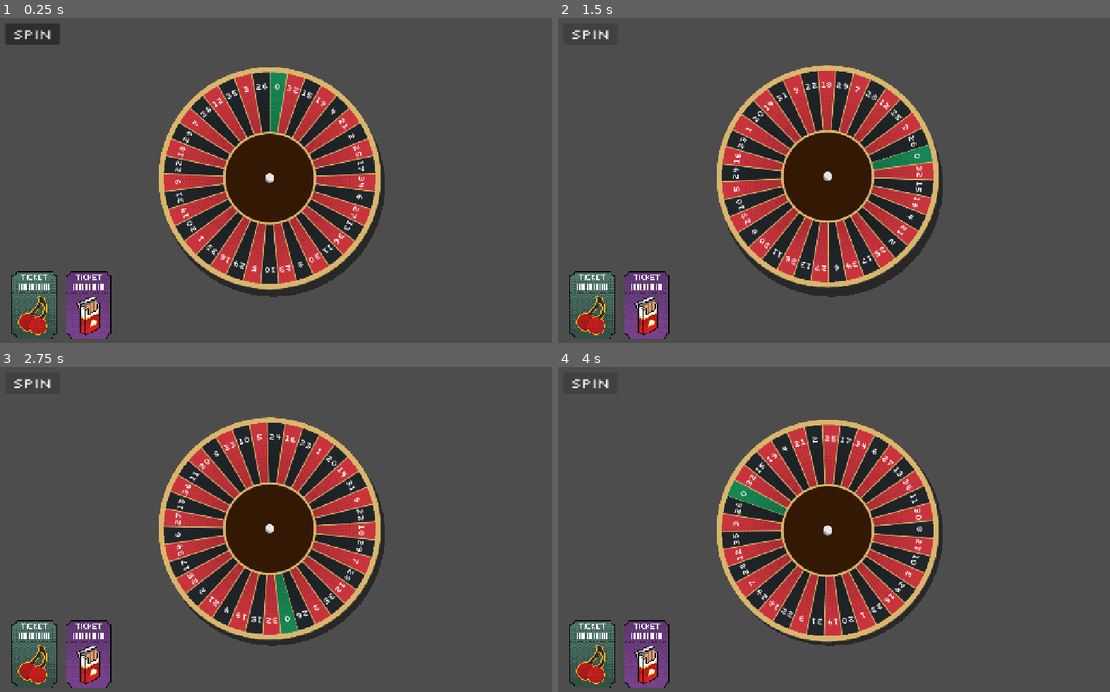
Above: before the commit, frames 1-4 (two rows, left to right).
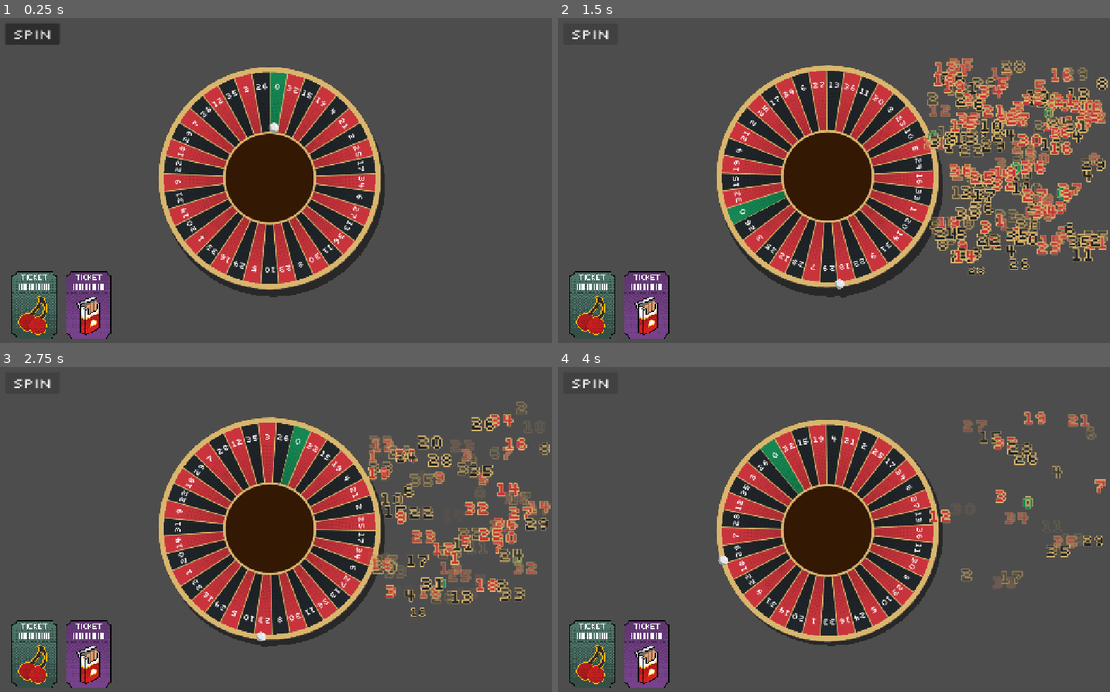
Above: after the commit, the same moments.

Repository: ross-ca/roulette-wheel
Game: Godot game, scene res://scenes/main/main.tscn
Two runs of this game, one before a commit and one after it. Both use one fixed random seed, a clock stepped at 60 frames per second and the inputs below.
Inputs:
- Up to frame 1 (0.25 s): no input
- Up to frame 2 (1.5 s): click "Spin" at 0.5 s; click "Spin" at 1.25 s
- Up to frame 3 (2.75 s): click "Spin" at 2 s
- Up to frame 4 (4 s): no input

The runs differ from the first frame. In frame 1, less than 0.1% of the frame differs, in the area x 48-51%, y 32-51%; in frame 2, 21%, in the area x 29-100%, y 12-87%; in frame 3, 17%; in frame 4, 16%.

Commit message:
Add ball spinning with animation and pocket pass signal (#2)
* feat: add ball animation

* feat: track passed tiles & export controls

* feat: add sfx on pocket pass

* feat: add windup/overshoot

Diff:
--- a/project.godot
+++ b/project.godot
@@ -15,6 +15,10 @@
 config/features=PackedStringArray("4.7", "Forward Plus")
 config/icon="res://icon.svg"
 
+[autoload]
+
+Audio="*res://scenes/audio/audio.gd"
+
 [display]
 
 window/size/viewport_width=1280
--- /dev/null
+++ b/scenes/audio/audio.gd
@@ -0,0 +1,29 @@
+extends Node
+## Autoload ("Audio"): a small pool of players for overlapping one-shot sound effects.
+
+const VOICES := 8
+
+var _voices: Array[AudioStreamPlayer] = []
+var _next_voice := 0
+
+
+func _ready() -> void:
+	for i in VOICES:
+		var player := AudioStreamPlayer.new()
+		add_child(player)
+		_voices.append(player)
+
+
+## Plays `stream` on a free voice, or steals the oldest one if all are busy.
+func play_sfx(stream: AudioStream, volume_db: float = 0.0, pitch_scale: float = 1.0) -> void:
+	var player: AudioStreamPlayer = _voices[_next_voice]
+	for voice in _voices:
+		if not voice.playing:
+			player = voice
+			break
+	_next_voice = (_voices.find(player) + 1) % VOICES
+
+	player.stream = stream
+	player.volume_db = volume_db
+	player.pitch_scale = pitch_scale
+	player.play()
--- a/scenes/hud/hud.gd
+++ b/scenes/hud/hud.gd
@@ -2,6 +2,50 @@
 
 signal spin_requested
 
+const WHEEL_COLOURS: Dictionary = preload("res://scenes/wheel/draw_wheel.gd").COLOURS
+const POPUP_FONT: Font = preload("res://assets/fonts/Silkscreen-Regular.ttf")
+
+## Popups land in the right third of the screen, within the middle 60% vertically.
+const POPUP_X_RANGE := Vector2(2.0 / 3.0, 1.0)
+const POPUP_Y_RANGE := Vector2(0.2, 0.8)
+
 
 func _on_spin_button_pressed() -> void:
 	spin_requested.emit()
+
+
+## Throwaway visualisation: pops the number of a passed pocket, then lets it rise and fade.
+func show_pass(segment: Dictionary) -> void:
+	var settings := LabelSettings.new()
+	settings.font = POPUP_FONT
+	settings.font_size = 40
+	settings.font_color = WHEEL_COLOURS[segment["colour"]]
+	settings.outline_size = 8
+	settings.outline_color = WHEEL_COLOURS["gold"]
+
+	var label := Label.new()
+	label.label_settings = settings
+	label.text = str(segment["number"])
+	label.texture_filter = CanvasItem.TEXTURE_FILTER_NEAREST
+	add_child(label)
+
+	label.reset_size()
+	label.pivot_offset = label.size / 2.0
+	# Pick the label's centre in the popup region, keeping the whole label on screen.
+	var screen: Vector2 = get_viewport().get_visible_rect().size
+	var half: Vector2 = label.size / 2.0
+	var centre := Vector2(
+		randf_range(screen.x * POPUP_X_RANGE.x + half.x, screen.x * POPUP_X_RANGE.y - half.x),
+		randf_range(screen.y * POPUP_Y_RANGE.x + half.y, screen.y * POPUP_Y_RANGE.y - half.y)
+	)
+	var start: Vector2 = centre - half
+	label.position = start
+	label.scale = Vector2(0.4, 0.4)
+
+	var tween: Tween = create_tween().set_parallel()
+	tween.tween_property(label, "scale", Vector2.ONE, 0.15) \
+		.set_trans(Tween.TRANS_BACK).set_ease(Tween.EASE_OUT)
+	tween.tween_property(label, "position:y", start.y - 70.0, 0.7) \
+		.set_trans(Tween.TRANS_QUAD).set_ease(Tween.EASE_OUT)
+	tween.tween_property(label, "modulate:a", 0.0, 0.4).set_delay(0.3)
+	tween.chain().tween_callback(label.queue_free)
--- a/scenes/main/main.gd
+++ b/scenes/main/main.gd
@@ -1,8 +1,37 @@
 extends Node2D
+
+const TICK_SOUND: AudioStream = preload("res://assets/audio/sfx/MNT_YTK_ui_slider_change.wav")
+## Passes arrive far faster than sound can usefully play, so ticks are rate-limited (scoring isn't).
+const TICK_MIN_INTERVAL_MS := 35
+const TICK_VOLUME_DB := -12.0
+## Pitch rises by this much per tick played in the current spin, up to TICK_PITCH_MAX.
+const TICK_PITCH_STEP := 0.004
+const TICK_PITCH_MAX := 1.5
+
+var _last_tick_ms := 0
+var _ticks_this_spin := 0
 
 
 func _ready() -> void:
 	$WheelViewportOutput.position = get_viewport_rect().size / 2
+	$SubViewport/RouletteWheel.spin_finished.connect(_on_wheel_spin_finished)
+	$SubViewport/RouletteWheel.pocket_passed.connect(_on_wheel_pocket_passed)
+
+func _on_wheel_pocket_passed(_index: int, segment: Dictionary) -> void:
+	$HUD.show_pass(segment)
+
+	var now := Time.get_ticks_msec()
+	if now - _last_tick_ms >= TICK_MIN_INTERVAL_MS:
+		_last_tick_ms = now
+		var pitch := minf(0.5 + _ticks_this_spin * TICK_PITCH_STEP, TICK_PITCH_MAX)
+		_ticks_this_spin += 1
+		Audio.play_sfx(TICK_SOUND, TICK_VOLUME_DB, pitch * randf_range(0.98, 1.02))
+
+func _on_wheel_spin_finished(index: int, segment: Dictionary) -> void:
+	print("Landed on %s (%s) at index %d" % [segment["number"], segment["colour"], index])
 
 func _on_spin_requested() -> void:
-	$SubViewport/RouletteWheel.spin_wheel()
+	var wheel := $SubViewport/RouletteWheel
+	if not wheel.is_spinning:
+		_ticks_this_spin = 0
+	wheel.spin_wheel()
--- a/scenes/wheel/roulette_wheel.tscn
+++ b/scenes/wheel/roulette_wheel.tscn
@@ -8,6 +8,10 @@
 
 [node name="RouletteWheel" type="Node2D" unique_id=1334309236]
 script = ExtResource("1_cn4ev")
+wheel_turns_max = 1
+ball_extra_turns_min = 8
+ball_extra_turns_max = 8
+windup_angle = 0.39269908169872414
 
 [node name="Ball" type="Sprite2D" parent="." unique_id=1284254620]
 z_index = 1
--- a/scenes/wheel/wheel_behaviour.gd
+++ b/scenes/wheel/wheel_behaviour.gd
@@ -1,24 +1,178 @@
 extends Node2D
 
+## Emitted each time the ball enters a pocket during a spin, including the one it lands in.
+signal pocket_passed(index: int, segment: Dictionary)
+## Emitted once the ball has settled. `index` is the position in the wheel's segments array.
+signal spin_finished(index: int, segment: Dictionary)
+
+@export var spin_duration: float = 6.0
+## Whole turns the wheel makes each spin, picked randomly between min and max.
+@export_range(0, 20) var wheel_turns_min: int = 3
+@export_range(0, 20) var wheel_turns_max: int = 6
+## Whole turns the ball makes over and above the wheel's, picked randomly between min and max.
+## Keep this above 0 so the ball runs against the wheel for the whole spin.
+@export_range(0, 20) var ball_extra_turns_min: int = 3
+@export_range(0, 20) var ball_extra_turns_max: int = 5
+## Distance from the centre while the ball circles the rim.
+@export var ball_track_radius: float = 246.0
+## Distance from the centre where the ball rests, at the bottom (hub end) of the pocket.
+@export var ball_rest_radius: float = 115.0
+## When the ball leaves the rim and falls into the pockets, in seconds from the start.
+@export var ball_drop_time: float = 3.2
+@export var ball_drop_duration: float = 1.6
+## How far the wheel winds back against the spin before it is released, and how long that takes.
+@export_range(0.0, 90.0, 0.5, "radians_as_degrees") var windup_angle: float = deg_to_rad(12.0)
+@export var windup_duration: float = 0.4
+## How sharply the wheel decelerates: 2 = quad, 3 = cubic, 5 = quint. Higher values start faster and
+## spend longer creeping the last few degrees, which reads as the wheel having stopped before it
+## eases back from its overshoot.
+@export_range(2.0, 6.0, 0.1) var wheel_ease_power: float = 2.0
+## How far past its final angle the wheel runs before easing back onto it, and how long the return takes.
+## The wheel finishes moving when the ball stops bouncing.
+@export_range(0.0, 30.0, 0.5, "radians_as_degrees") var overshoot_angle: float = deg_to_rad(4.0)
+@export var overshoot_settle_duration: float = 0.3
+## Debug: keep the wheel still during a spin so only the ball moves.
+@export var debug_freeze_wheel: bool = false
+
 var is_spinning: bool = false
+
+# The ball lives in the wheel's rotating frame, so once it settles it rides with the wheel for free.
+var _ball_angle: float = 0.0 # radians, relative to the wheel
+var _ball_radius: float = 0.0
+var _last_step: int = 0 # pockets travelled, unwrapped so it keeps counting across laps
+
+@onready var _wheel: Node2D = $WheelVisual
+@onready var _ball: Sprite2D = $Ball
 
 
 func _ready() -> void:
 	position = get_viewport_rect().size / 2
+	_ball_radius = ball_rest_radius
+	_ball_angle = _pocket_angle(0)
+	_update_ball()
+
+
+func _process(_delta: float) -> void:
+	_update_ball()
+	if is_spinning:
+		_emit_passed_pockets()
 
 
 func spin_wheel() -> void:
-	if is_spinning:
+	if is_spinning or _wheel.segments.is_empty():
 		return
 
 	is_spinning = true
+	_last_step = _ball_step()
 
-	var start_rotation: float = $WheelVisual.rotation
-	var extra_rotations: float = randi_range(3, 6) * TAU
-	var random_offset: float = randf_range(0.0, TAU)
+	# The winner is chosen up front (so it can honour per-segment weights from
+	# wheel mutations) and the ball is animated to land on it.
+	var winner: int = pick_winning_index()
 
-	var target_rotation = start_rotation + extra_rotations + random_offset
+	var wheel_turns: int = randi_range(wheel_turns_min, maxi(wheel_turns_min, wheel_turns_max))
+	var target_rotation: float = _wheel.rotation + wheel_turns * TAU + randf_range(0.0, TAU)
 
-	var tween: Tween = create_tween()
-	tween.tween_property($WheelVisual, "rotation", target_rotation, 6.0).set_trans(Tween.TRANS_QUINT).set_ease(Tween.EASE_OUT)
-	tween.finished.connect(func(): is_spinning = false)
+	# The ball runs against the wheel. Adding a few extra turns over the wheel's
+	# keeps it moving the opposite way in world space for the whole spin.
+	var ball_turns: int = wheel_turns \
+		+ randi_range(ball_extra_turns_min, maxi(ball_extra_turns_min, ball_extra_turns_max))
+	var pocket_angle: float = _pocket_angle(winner)
+	var turns_to_pocket: float = fposmod(_ball_angle - pocket_angle, TAU) + ball_turns * TAU
+	var target_ball_angle: float = _ball_angle - turns_to_pocket
+
+	# Wheel: pull back against the spin, then whip forward to the target in one continuous
+	# curve that includes the overshoot (see _set_wheel_spin).
+	# The ball is launched after the pull back, so it rides back with the wheel first.
+	var wheel_tween: Tween = null
+	if not debug_freeze_wheel:
+		var spin_from: float = _wheel.rotation - windup_angle
+		wheel_tween = create_tween()
+		wheel_tween.tween_property(_wheel, "rotation", spin_from, windup_duration) \
+			.set_trans(Tween.TRANS_SINE).set_ease(Tween.EASE_OUT)
+		wheel_tween.tween_method(_set_wheel_spin.bind(spin_from, target_rotation), 0.0, _wheel_spin_time(), _wheel_spin_time())
+
+	var ball_tween: Tween = create_tween()
+	ball_tween.tween_property(self, "_ball_angle", target_ball_angle, spin_duration) \
+		.set_delay(windup_duration).set_trans(Tween.TRANS_QUINT).set_ease(Tween.EASE_OUT)
+
+	# Launch onto the rim, wait for the ball to slow, then drop and bounce off the hub.
+	var radius_tween: Tween = create_tween()
+	radius_tween.tween_interval(windup_duration)
+	radius_tween.tween_property(self, "_ball_radius", ball_track_radius, 0.4)
+	radius_tween.tween_interval(maxf(ball_drop_time - 0.4, 0.0))
+	radius_tween.tween_property(self, "_ball_radius", ball_rest_radius, ball_drop_duration) \
+		.set_trans(Tween.TRANS_BOUNCE).set_ease(Tween.EASE_OUT)
+
+	await ball_tween.finished
+	for other in [wheel_tween, radius_tween]:
+		if other and other.is_running():
+			await other.finished
+	# The tween's final angle may be applied after this frame's _process, so make
+	# sure the landing pocket has been reported before finishing.
+	_emit_passed_pockets()
+	is_spinning = false
+	spin_finished.emit(winner, _wheel.segments[winner])
+
+
+## Random segment index, weighted by each segment's optional "weight" (default 1.0).
+func pick_winning_index() -> int:
+	var segments: Array[Dictionary] = _wheel.segments
+	var total: float = 0.0
+	for segment in segments:
+		total += maxf(float(segment.get("weight", 1.0)), 0.0)
+	if total <= 0.0:
+		return randi_range(0, segments.size() - 1)
+
+	var roll: float = randf() * total
+	for i in segments.size():
+		roll -= maxf(float(segments[i].get("weight", 1.0)), 0.0)
+		if roll < 0.0:
+			return i
+	return segments.size() - 1
+
+
+# Centre of a segment, in the wheel's local frame (segments are drawn clockwise from the top).
+func _pocket_angle(index: int) -> float:
+	var segment_angle: float = TAU / _wheel.segments.size()
+	return -PI / 2.0 + (index + 0.5) * segment_angle
+
+
+# Pockets travelled by the ball, as a whole number that keeps counting past full laps.
+func _ball_step() -> int:
+	var segment_angle: float = TAU / _wheel.segments.size()
+	return floori((_ball_angle + PI / 2.0) / segment_angle)
+
+
+# The ball can cross several pockets in one frame early in the spin, so step through each.
+func _emit_passed_pockets() -> void:
+	var step: int = _ball_step()
+	while _last_step != step:
+		_last_step += signi(step - _last_step)
+		var index: int = posmod(_last_step, _wheel.segments.size())
+		pocket_passed.emit(index, _wheel.segments[index])
+
+
+# The wheel's spin as one continuous curve. It decelerates (quint ease-out) to a point just past
+# `to_angle`, comes to rest there, then eases back onto `to_angle`, finishing when the ball stops
+# bouncing. The ease-out ends with zero velocity, which is exactly where the return starts, so
+# the two halves join with no seam. `time` is seconds since the wheel was released.
+func _set_wheel_spin(time: float, from_angle: float, to_angle: float) -> void:
+	var settle: float = minf(overshoot_settle_duration, _wheel_spin_time())
+	var peak_time: float = _wheel_spin_time() - settle
+
+	if time < peak_time:
+		var p: float = time / peak_time
+		_wheel.rotation = lerpf(from_angle, to_angle + overshoot_angle, 1.0 - pow(1.0 - p, wheel_ease_power))
+	else:
+		var q: float = clampf((time - peak_time) / maxf(settle, 0.001), 0.0, 1.0)
+		var back: float = 0.5 - 0.5 * cos(PI * q) # sine in-out
+		_wheel.rotation = to_angle + overshoot_angle * (1.0 - back)
+
+
+# The wheel finishes moving when the ball stops bouncing.
+func _wheel_spin_time() -> float:
+	return ball_drop_time + ball_drop_duration
+
+
+func _update_ball() -> void:
+	_ball.position = Vector2.from_angle(_wheel.rotation + _ball_angle) * _ball_radius
Not shown, added: assets/audio/sfx/MNT_YTK_ui_bubble_select.wav.import
Not shown, added: assets/audio/sfx/MNT_YTK_ui_select_wet.wav.import
Not shown, added: assets/audio/sfx/MNT_YTK_ui_slider_change.wav.import
Not shown, added: assets/audio/sfx/tick.wav.import
Not shown, added: scenes/audio/audio.gd.uid
Not shown, added: assets/audio/sfx/MNT_YTK_ui_bubble_select.wav
Not shown, added: assets/audio/sfx/MNT_YTK_ui_select_wet.wav
Not shown, added: assets/audio/sfx/MNT_YTK_ui_slider_change.wav
Not shown, added: assets/audio/sfx/tick.wav
